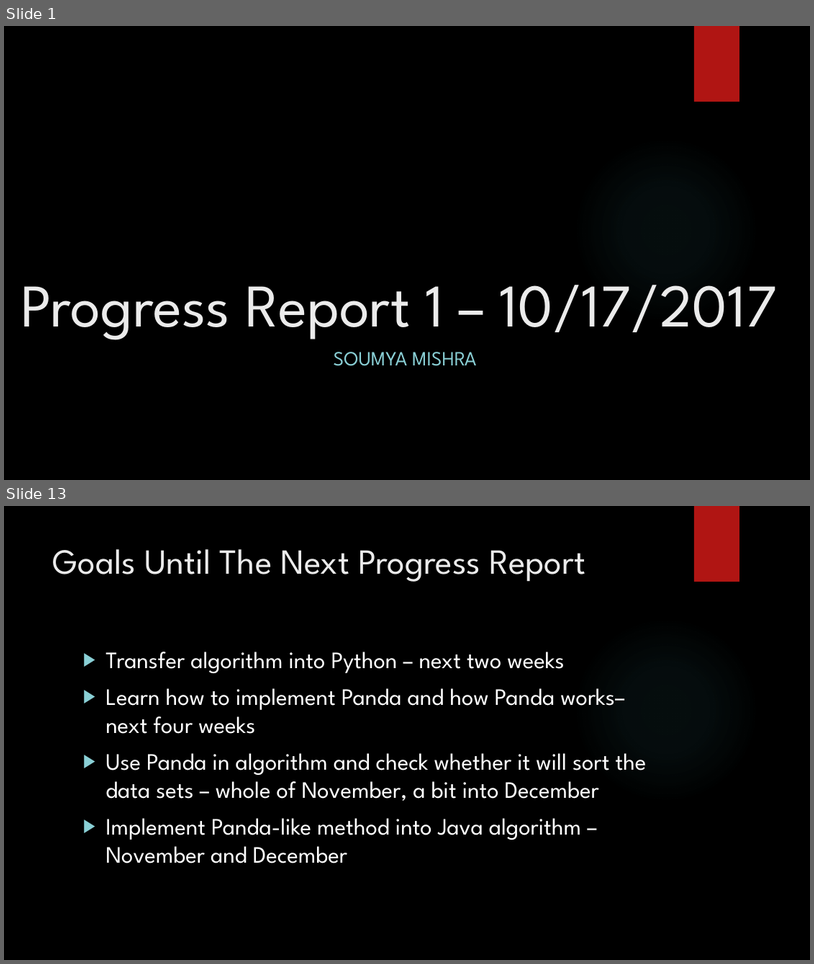
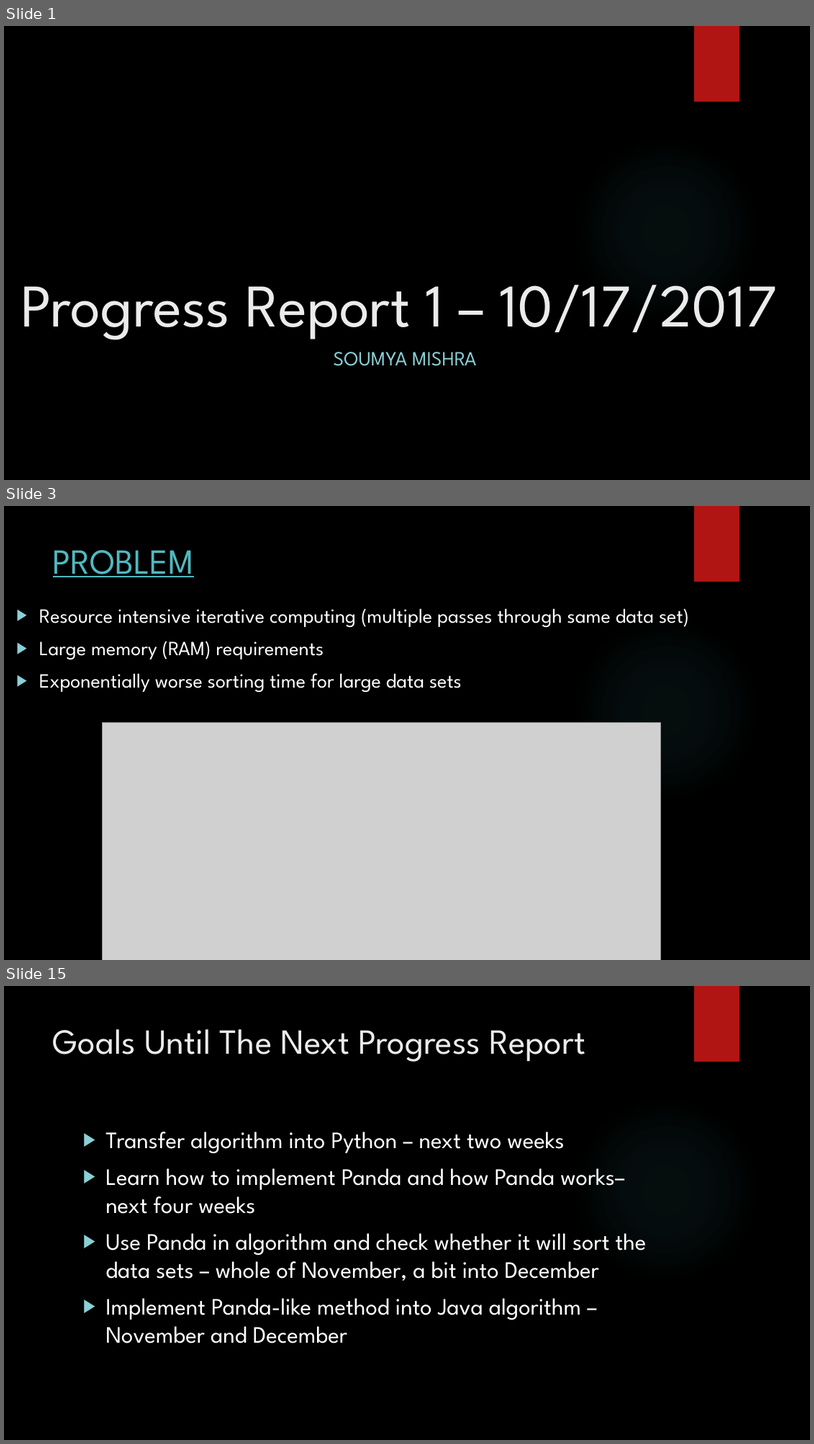
Before and after one commit to SoumyaMishra8/Statistical-Analysis-Sorting-Algorithm, a slide deck: Progress Report for Project 10_13_17.pptx. Shown one above the other, each under a label of ours: slides 1 and 13 before the commit, slides 1, 3 and 15 after it; the slides between them are not shown. The pictures are 814x964 and 814x1444 pixels, drawn with LibreOffice and Linux fonts; fonts in the diff are those of the drawing; grey boxes stand for pictures; background and template pictures are left out. Boxes give left, top, right and bottom in pixels: in the first picture for what was removed or moved away, otherwise in the second. Text is boxed around its words. In the diff, an @@ line names an element or a change of style, - is before the commit and + after.

```diff
--- a/Progress Report for Project 10_13_17.pptx
+++ b/Progress Report for Project 10_13_17.pptx
@@ slide 3 added at box(4, 506, 810, 960), background picture (left out); not listed: 2 template elements that a slide beside it also shows @@
@@ title added at box(53, 550, 194, 577), 42 pt, text #50B9C1, underline @@
+PROBLEM
@@ text added at box(39, 608, 689, 692), 24 pt, text #FFFFFF @@
+▶ Resource intensive iterative computing (multiple passes through same data set)
+▶ Large memory (RAM) requirements
+▶ Exponentially worse sorting time for large data sets
@@ picture added at box(102, 722, 661, 960) @@
@@ what was slide 13 is now slide 15 @@
```
Also in this commit, not shown: 10 slides changed, 2 other slides added.
